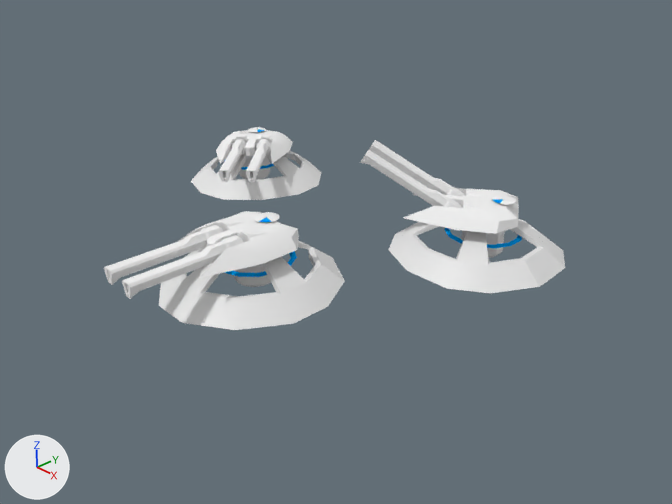
Renders of the Blender file models/SI/Anti-Armour Turret/Anti-Armour Turret2.blend from each side of a commit.
Both versions are drawn from the file's camera 'Camera'. Lighting does not change. The marker at lower left points along +X, +Y and +Z.
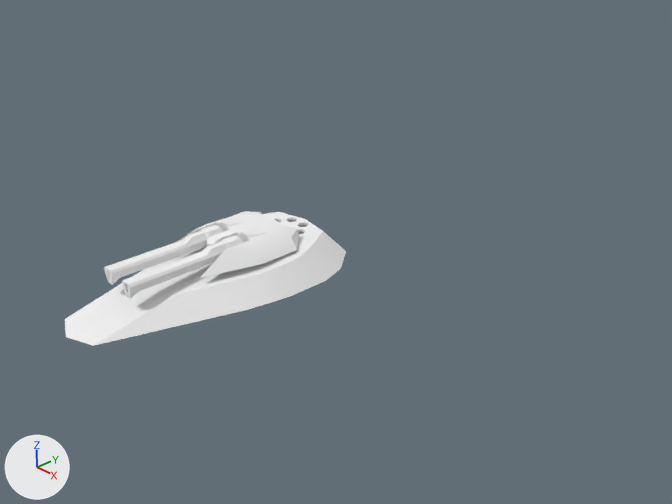
Commit message: turret update

Changed parts and their boxes [x1, y1, x2, y2] in the pictures (672 x 504 px):
'Circle', reshaped, moved, rescaled, modifiers changed
    before: [159, 240, 345, 330]
    after: [65, 212, 346, 346]
'Circle.016', deleted
    before: [388, 219, 565, 293]
'Circle.007', deleted
    before: [191, 151, 321, 200]
'Plane.002', deleted
    before: [404, 188, 519, 234]
'Cube.001', deleted
    before: [360, 140, 465, 208]
'Plane.001', deleted
    before: [216, 130, 293, 164]
'Cube', deleted
    before: [218, 139, 271, 182]
'Circle.017', deleted
    before: [444, 228, 522, 248]
'Circle.002', deleted
    before: [224, 251, 297, 277]
'Circle.004', hidden
    before: [253, 212, 280, 222]
'Circle.013', deleted
    before: [491, 195, 516, 205]
'Circle.010', deleted
    before: [248, 127, 266, 133]
'Circle.003', deleted
    before: [224, 159, 274, 170]
'Circle.005', hidden
    before: [259, 217, 271, 222]
'Circle.014', deleted
    before: [493, 200, 502, 203]

The change, as a diff of the scene's bpy script:
```diff
--- a/models/SI/Anti-Armour Turret/Anti-Armour Turret2.blend.py
+++ b/models/SI/Anti-Armour Turret/Anti-Armour Turret2.blend.py
@@ me_circle @@
 # used by ob_circle; location = (0.0, 0.58, -0.24); scale = (0.708, 0.708, 0.708)
-me_circle.from_pydata(...)  # 82 vertices, 64 faces; spans x 0.0..4.03, y -4.33..3.77, z -1.7..0.36
+me_circle.from_pydata(...)  # 62 vertices, 53 faces; spans x 0.0..2.81, y -6.5..3.63, z -0.99..0.0
+# me_circle part 1: the whole mesh is rebuilt
+me_circle.materials.append(mat_material_001)  # white #f1f1f1
@@ ob_cube_001 @@
-ob_cube_001 = bpy.data.objects.new('Cube.001', me_cube_002)
@@ ob_plane_002 @@
-ob_plane_002 = bpy.data.objects.new('Plane.002', me_plane_002)
@@ ob_plane_001 @@
-ob_plane_001 = bpy.data.objects.new('Plane.001', me_plane_001)
@@ ob_cube @@
-ob_cube = bpy.data.objects.new('Cube', me_cube_001)
@@ ob_circle_016 @@
-ob_circle_016 = bpy.data.objects.new('Circle.016', me_circle_016)
@@ ob_circle_014 @@
-ob_circle_014 = bpy.data.objects.new('Circle.014', me_circle_014)
@@ ob_circle_013 @@
-ob_circle_013 = bpy.data.objects.new('Circle.013', me_circle_013)
@@ ob_circle_010 @@
-ob_circle_010 = bpy.data.objects.new('Circle.010', me_circle_010)
@@ ob_circle_009 @@
-ob_circle_009 = bpy.data.objects.new('Circle.009', me_circle_009)
@@ ob_circle_008 @@
-ob_circle_008 = bpy.data.objects.new('Circle.008', me_circle_008)
@@ ob_circle_007 @@
-ob_circle_007 = bpy.data.objects.new('Circle.007', me_circle_005)
@@ ob_circle @@
 ob_circle = bpy.data.objects.new('Circle', me_circle)
-ob_circle.location = (0.0, 0.58, -0.24)
-ob_circle.scale = (0.708, 0.708, 0.708)
+ob_circle.location = (0.0, 0.27, 0.0)
+ob_circle.scale = (0.874, 0.874, 0.874)
+_m = ob_circle.modifiers.new('Mirror', 'MIRROR')
 _m = ob_circle.modifiers.new('EdgeSplit', 'EDGE_SPLIT')
-_m = ob_circle.modifiers.new('Mirror', 'MIRROR')
@@ ob_circle_005 @@
 _m = ob_circle_005.modifiers.new('EdgeSplit', 'EDGE_SPLIT')
+ob_circle_005.hide_set(True)  # its collection is switched off
@@ ob_circle_004 @@
 _m = ob_circle_004.modifiers.new('EdgeSplit', 'EDGE_SPLIT')
+ob_circle_004.hide_set(True)  # its collection is switched off
@@ ob_circle_017 @@
-ob_circle_017 = bpy.data.objects.new('Circle.017', me_circle_017)
@@ ob_circle_003 @@
-ob_circle_003 = bpy.data.objects.new('Circle.003', me_circle_002)
@@ ob_circle_002 @@
-ob_circle_002 = bpy.data.objects.new('Circle.002', me_circle_001)
```
